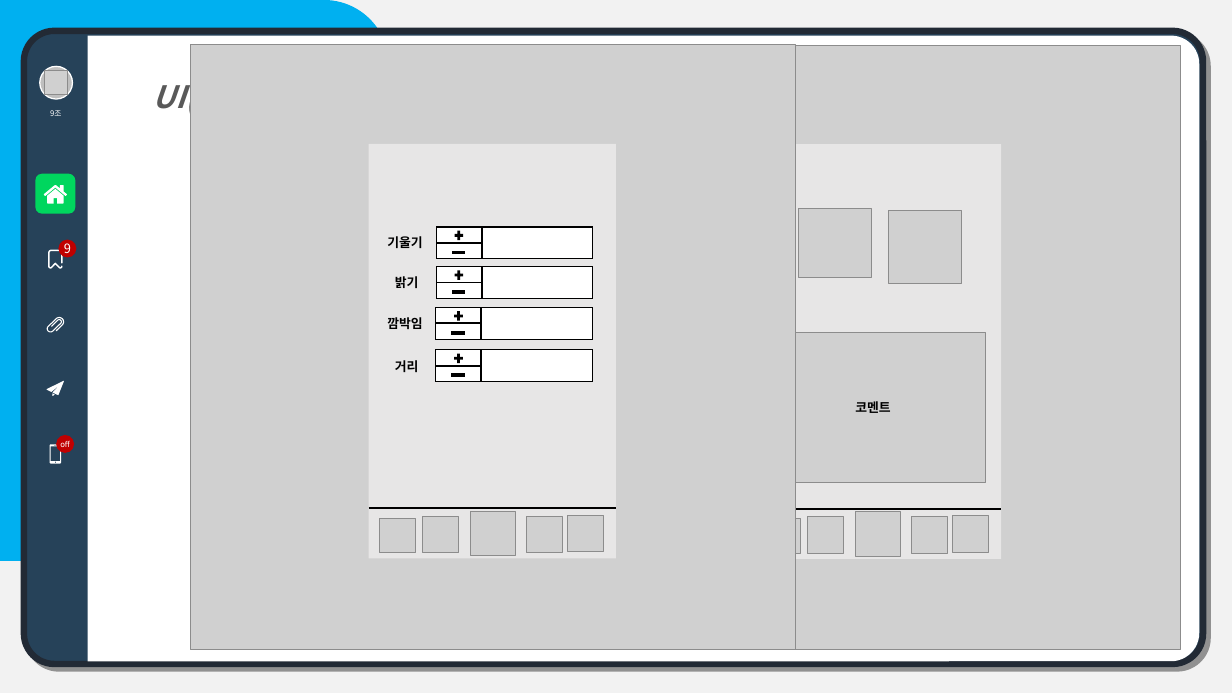
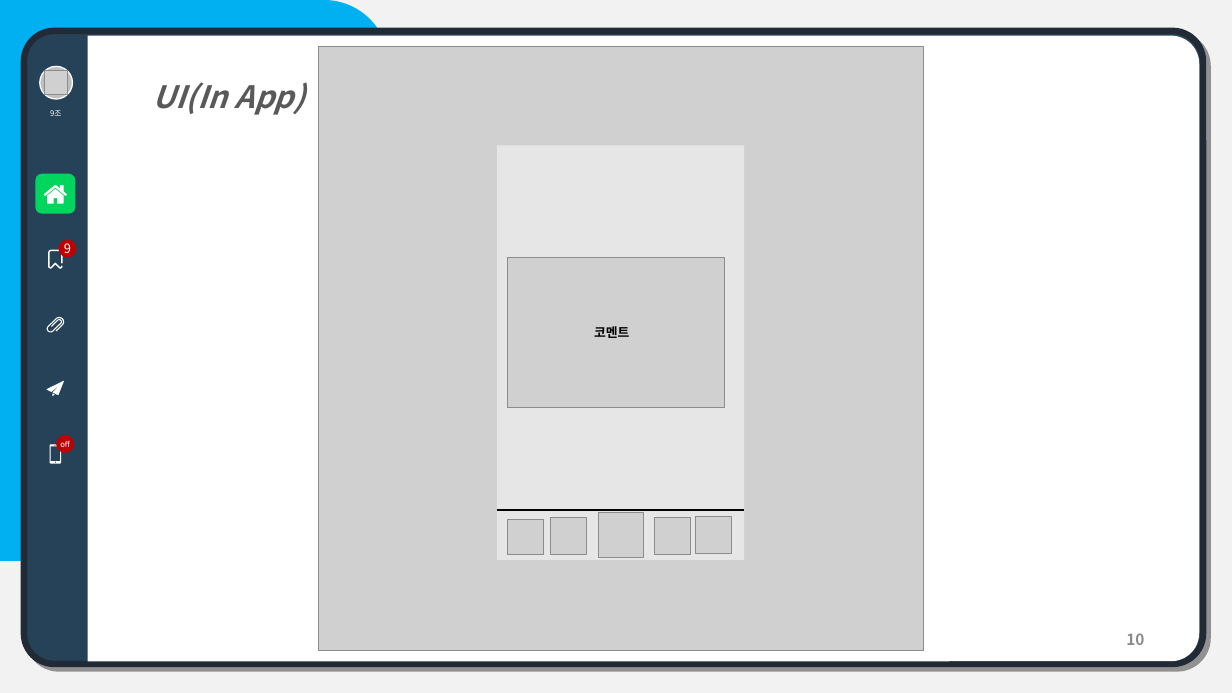
Before and after one commit to MMuhwon/OpenSourceProject, a slide deck: slide 10 of #03/[오픈소스전문프로젝트 Report #03]장재원, 조창권, 윤정환, 이석범.pptx. Drawn at 1232x693 pixels with LibreOffice and Linux fonts; fonts in the diff are those of the drawing; grey boxes stand for pictures. Boxes give left, top, right and bottom in pixels: in the first picture for what was removed or moved away, otherwise in the second. Text is boxed around its words. In the diff, an @@ line names an element or a change of style, - is before the commit and + after.

```diff
--- a/#03/[오픈소스전문프로젝트 Report #03]장재원, 조창권, 윤정환, 이석범.pptx
+++ b/#03/[오픈소스전문프로젝트 Report #03]장재원, 조창권, 윤정환, 이석범.pptx
@@ group removed at <box>576,45,1181,651</box>: 8 pictures, 1 rectangle, 1 line @@
@@ picture: place and size @@
-picture at <box>769,333,985,483</box>
+picture at <box>507,257,724,408</box>
@@ text "코멘트": place and size @@
-text "코멘트" at <box>855,401,890,413</box>
+text "코멘트" at <box>594,326,629,338</box>
@@ text in round same rect at <box>623,327,656,408</box>: text added @@
+https://pixlr.com
@@ group removed at <box>387,227,604,552</box>: 8 lines, 4 texts, 4 rectangles, 4 plus signs, 4 math minuses, 1 picture @@
-기울기
-밝기
-깜박임
-거리
@@ 4 pictures, 1 rectangle, 1 line: place and size @@
-4 pictures, 1 rectangle, 1 line at <box>190,44,796,650</box>
+4 pictures, 1 rectangle, 1 line at <box>319,46,924,652</box>
@@ picture: place and size @@
-picture at <box>527,517,563,553</box>
+picture at <box>654,518,690,555</box>
@@ picture added at <box>696,517,732,553</box> @@
```
Also in this commit, not shown: 1 other slide changed, 4 slides added.
